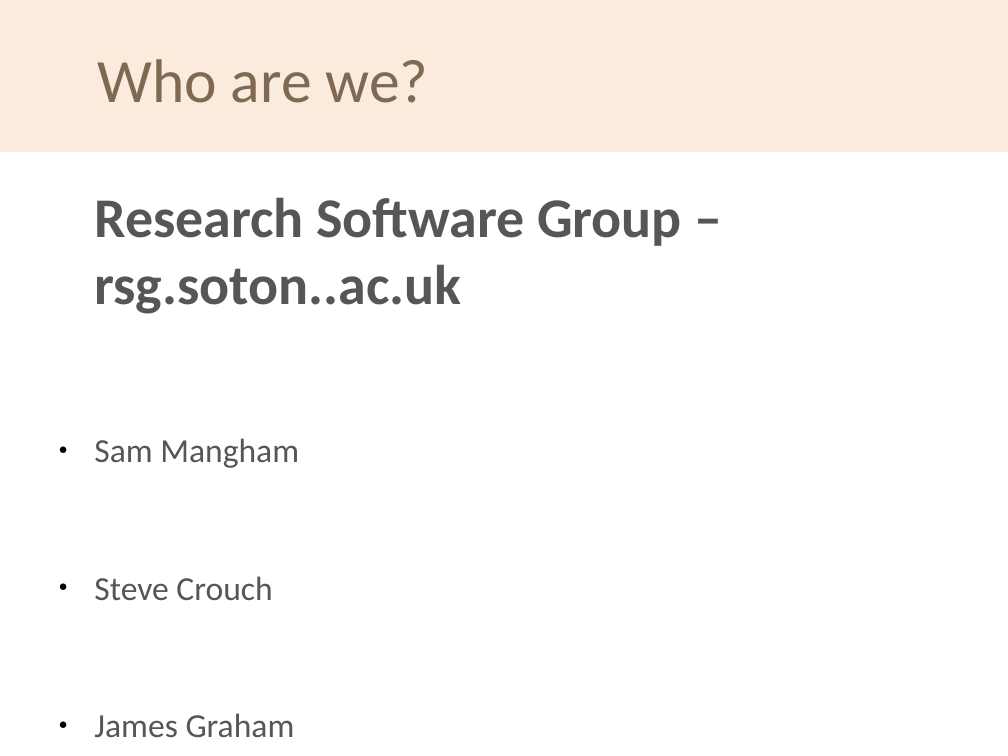
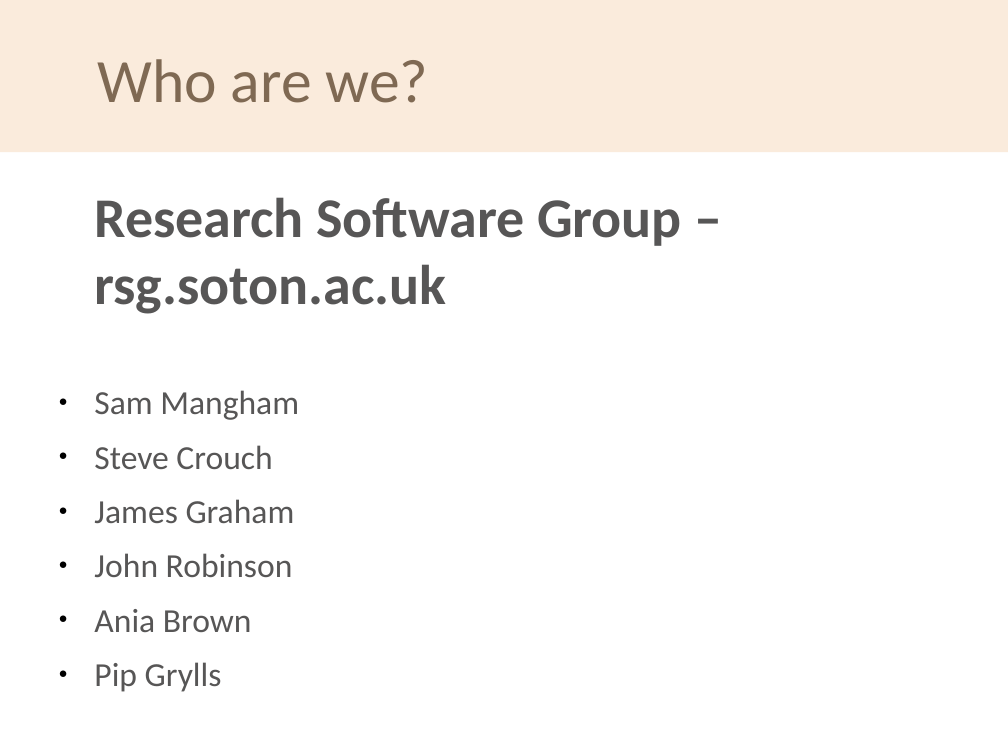
Before and after one commit to Southampton-RSG/2021-11-1-socobio-crs, a slide deck: slide 9 of welcome/swc-rsg-short-intro.odp. Drawn at 1008x756 pixels with LibreOffice and Linux fonts; fonts in the diff are those of the drawing; background and template pictures are left out. Boxes give left, top, right and bottom in pixels: in the first picture for what was removed or moved away, otherwise in the second. Text is boxed around its words. In the diff, an @@ line names an element or a change of style, - is before the commit and + after.

```diff
--- a/welcome/swc-rsg-short-intro.odp
+++ b/welcome/swc-rsg-short-intro.odp
@@ text at bbox=[94, 197, 682, 314]: text changed @@
-Research Software Group – rsg.soton..ac.uk
+Research Software Group – rsg.soton.ac.uk
@@ text at bbox=[94, 390, 299, 577]: less space between paragraphs @@
@@ text at bbox=[94, 609, 252, 692]: paragraphs added @@
+● Ania Brown
+● Pip Grylls
```
Also in this commit, not shown: 5 other slides changed, 1 slide removed, 3 other files.
